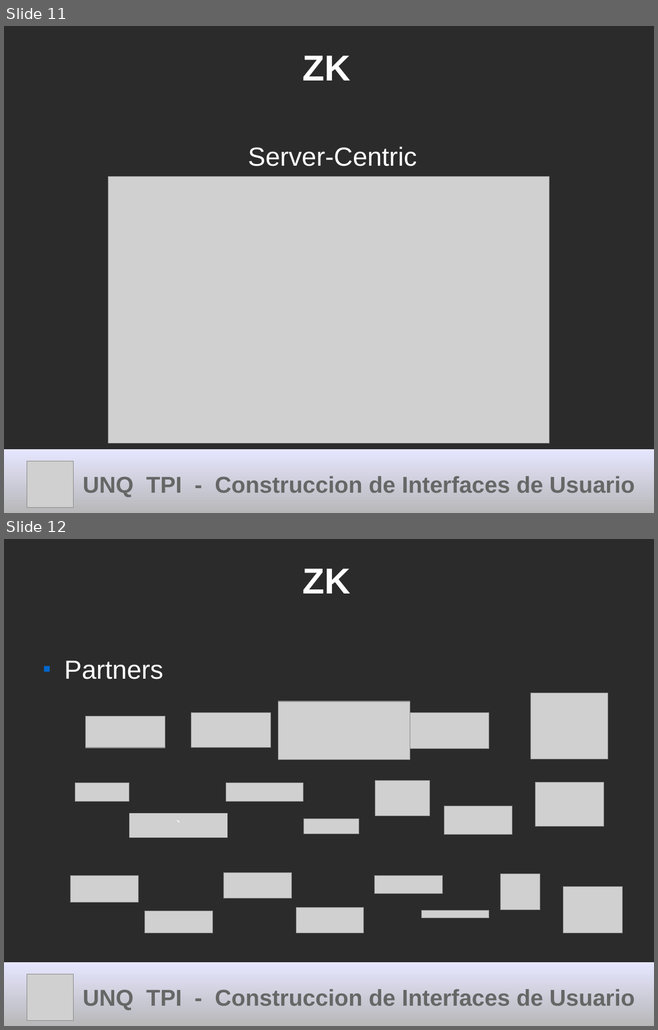
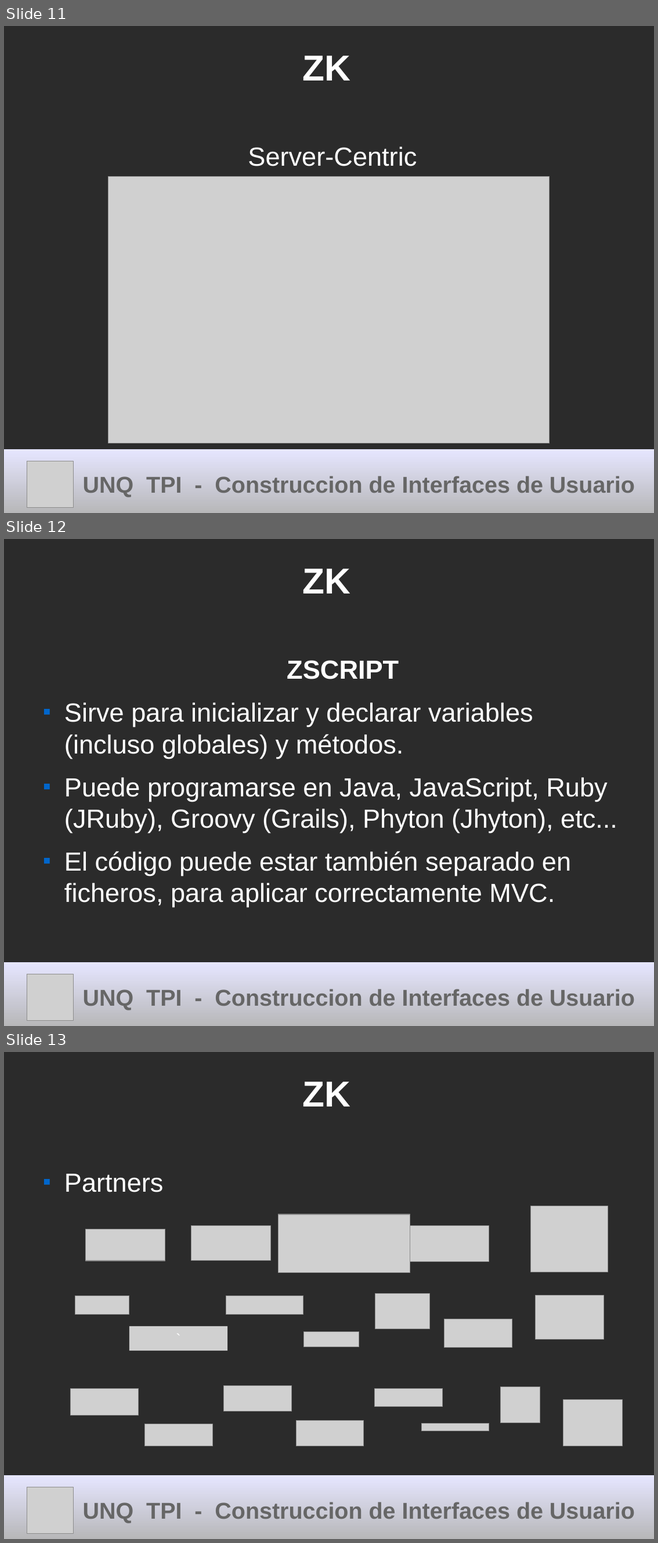
Before and after one commit to cdmarchionne/tpi-ui-tp-esferas, a slide deck: ZK/resources/Presentacion ZK.odp. Shown one above the other, each under a label of ours: slides 11 and 12 before the commit, slides 11, 12 and 13 after it. The pictures are 658x1030 and 658x1543 pixels, drawn with LibreOffice and Linux fonts; fonts in the diff are those of the drawing; grey boxes stand for pictures; background and template pictures are left out; a plain dark background stands for a picture behind light text. Boxes give left, top, right and bottom in pixels: in the first picture for what was removed or moved away, otherwise in the second. Text is boxed around its words. In the diff, an @@ line names an element or a change of style, - is before the commit and + after.

```diff
--- a/ZK/resources/Presentacion ZK.odp
+++ b/ZK/resources/Presentacion ZK.odp
@@ slide 12 added at (4, 539, 654, 1026), background picture (left out) @@
@@ title added at (303, 569, 351, 594), 44 pt, text #FFFFFF, bold @@
+ZK
@@ text added at (64, 660, 617, 907), 32 pt, text #FFFFFF @@
+ZSCRIPT
+■ Sirve para inicializar y declarar variables (incluso globales) y métodos.
+■ Puede programarse en Java, JavaScript, Ruby (JRuby), Groovy (Grails), Phyton (Jhyton), etc...
+■ El código puede estar también separado en ficheros, para aplicar correctamente MVC.
@@ title added at (4, 963, 654, 1026), fill gradient #E6E6FF to #B3B3B3, 28 pt, text #666666, bold @@
+UNQ TPI - Construccion de Interfaces de Usuario
@@ picture added at (27, 975, 74, 1021) @@
@@ what was slide 12 is now slide 13 @@
```
Also in this commit, not shown: 1 slide changed, 2 other slides added, 2 slides removed.
